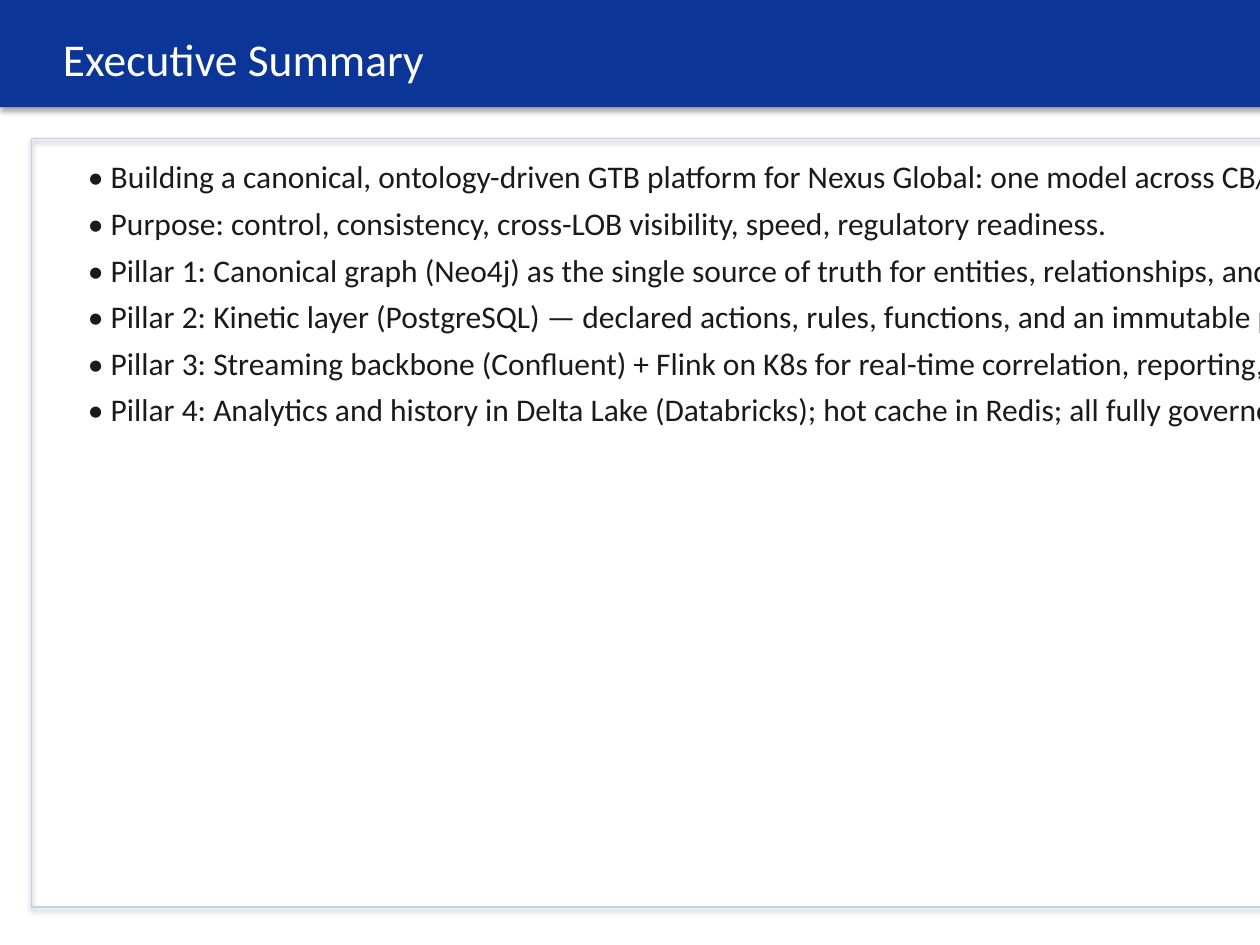
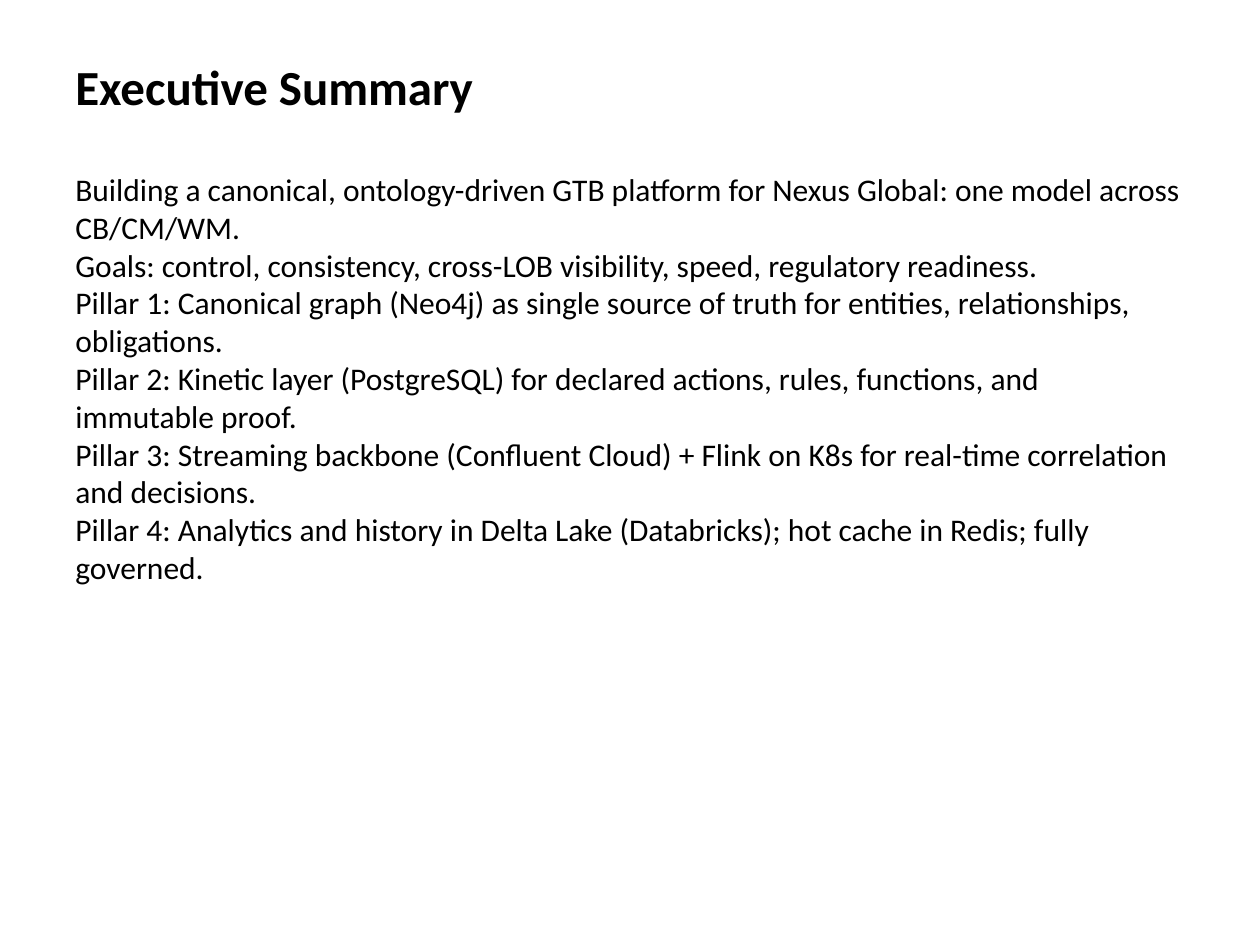
Before and after one commit to danielssonn/dataarch, a slide deck: slide 2 of artifacts/github-export/presentations/leadership-blueprint-presentation.pptx. Drawn at 1260x945 pixels with LibreOffice and Linux fonts; fonts in the diff are those of the drawing. Boxes give left, top, right and bottom in pixels: in the first picture for what was removed or moved away, otherwise in the second. Text is boxed around its words. In the diff, an @@ line names an element or a change of style, - is before the commit and + after.

Commit message:
feat: redo leadership presentation with Flink use-case slides (blueprint outline)

```diff
--- a/artifacts/github-export/presentations/leadership-blueprint-presentation.pptx
+++ b/artifacts/github-export/presentations/leadership-blueprint-presentation.pptx
@@ text "Executive Summary": place and size @@
-text "Executive Summary" at [0, 0, 1260, 107]
+text "Executive Summary" at [75, 70, 473, 113]
@@ text "Executive Summary" at [75, 70, 473, 113]: size 26 to 28 pt, text colour #FFFFFF to #000000, bold on; vertical alignment middle to top; fill #0B3698 to none; shadow off @@
@@ rectangle removed at [32, 139, 1260, 907] @@
@@ text at [75, 179, 1179, 585]: text changed; text colour #1A1A1A to #000000 @@
-• Building a canonical, ontology-driven GTB platform for Nexus Global: one model across CB/CM/WM.
-• Purpose: control, consistency, cross-LOB visibility, speed, regulatory readiness.
-• Pillar 1: Canonical graph (Neo4j) as the single source of truth for entities, relationships, and obligations.
-• Pillar 2: Kinetic layer (PostgreSQL) — declared actions, rules, functions, and an immutable proof registry.
-• Pillar 3: Streaming backbone (Confluent) + Flink on K8s for real-time correlation, reporting, and decisions.
-• Pillar 4: Analytics and history in Delta Lake (Databricks); hot cache in Redis; all fully governed.
+Building a canonical, ontology-driven GTB platform for Nexus Global: one model across CB/CM/WM.
+Goals: control, consistency, cross-LOB visibility, speed, regulatory readiness.
+Pillar 1: Canonical graph (Neo4j) as single source of truth for entities, relationships, obligations.
+Pillar 2: Kinetic layer (PostgreSQL) for declared actions, rules, functions, and immutable proof.
+Pillar 3: Streaming backbone (Confluent Cloud) + Flink on K8s for real-time correlation and decisions.
+Pillar 4: Analytics and history in Delta Lake (Databricks); hot cache in Redis; fully governed.
```
Also in this commit, not shown: 11 other slides changed, 1 slide added, 1 slide removed, 1 other file.
